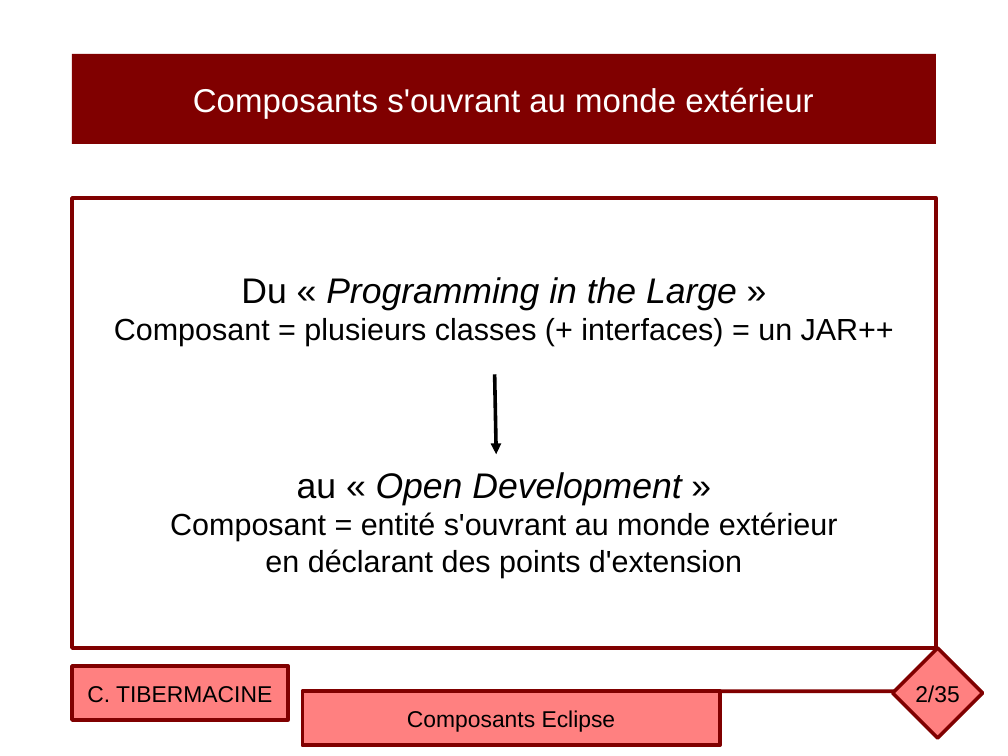
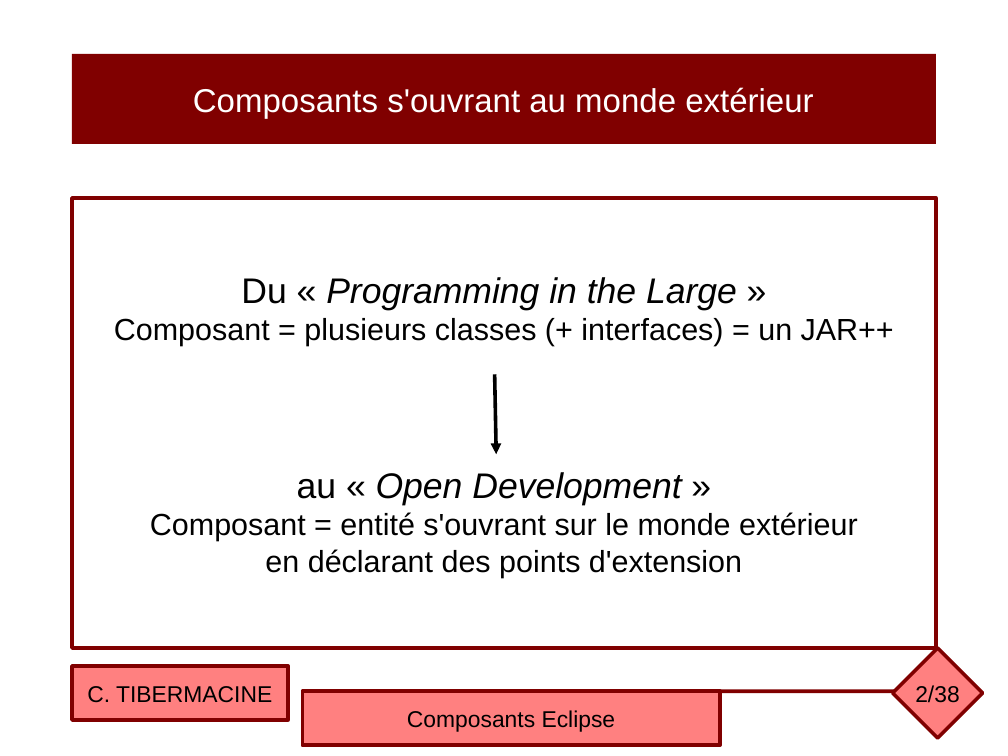
Before and after one commit to ctiber/composants, a slide deck: slide 2 of cours/cours4.odp. Drawn at 1008x756 pixels with LibreOffice and Linux fonts; fonts in the diff are those of the drawing. Boxes give left, top, right and bottom in pixels: in the first picture for what was removed or moved away, otherwise in the second. Text is boxed around its words. In the diff, an @@ line names an element or a change of style, - is before the commit and + after.

```diff
--- a/cours/cours4.odp
+++ b/cours/cours4.odp
@@ text in rectangle at (150, 512, 858, 541): text changed @@
-Composant = entité s'ouvrant au monde extérieur
+Composant = entité s'ouvrant sur le monde extérieur
@@ page number at (915, 685, 959, 703): text changed @@
-2/35
+2/38
```
Also in this commit, not shown: 20 other slides changed, 4 slides added, 1 slide removed, 1 other file.
